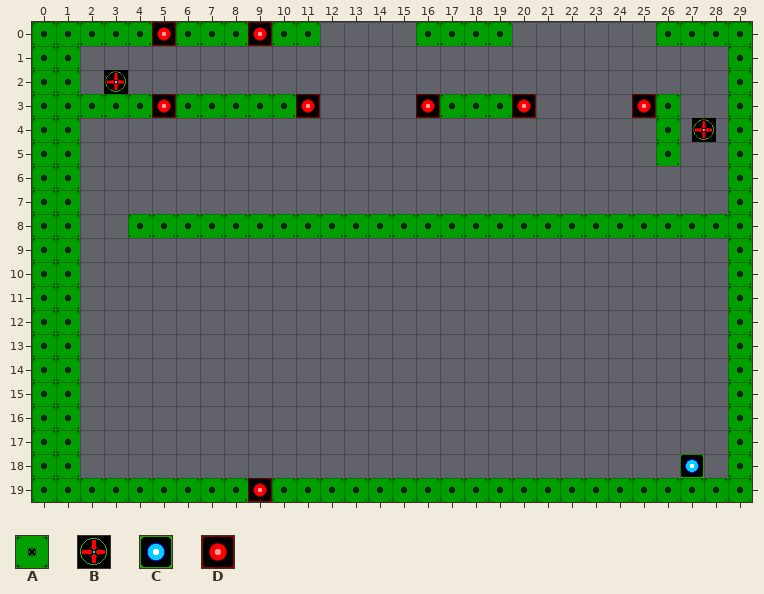
A Tiled map gets an edit: tiled/maps/sector3/level4.tmx. The picture above is the old version.
Cells are 32x32 px. Shown: x 0..29, y 0..19.
Key: from "Props": A 0 "Tile", B 1 "Placeholder", C 4 "Goal", D 8 "Laser".
_ is an empty cell.
Objects are placed by their top-left corner, in cells (3,4 is the top-left corner of cell 3,4); size is 1x1 cell unless given.
Layer "Layout" before, first column x 0:
 0 AAAAAAAAA_AA____AAAA______AAAA
 1 AA___________________________A
 2 AA___________________________A
 3 AAAAA_AAAAA______AAA______A__A
 4 AA________________________A__A
 5 AA________________________A__A
 6 AA___________________________A
 7 AA___________________________A
 8 AA__AAAAAAAAAAAAAAAAAAAAAAAAAA
 9 AA___________________________A
10 AA___________________________A
11 AA___________________________A
12 AA___________________________A
13 AA___________________________A
14 AA___________________________A
15 AA___________________________A
16 AA___________________________A
17 AA___________________________A
18 AA___________________________A
19 AAAAAAAAA_AAAAAAAAAAAAAAAAAAAA
Objects on layer "Objects" before:
D "Laser" at 5,0
D "Laser" at 9,0
B "Spawnpoint" at 3,2
D "Laser" at 5,3
D "Laser" at 11,3
D "Laser" at 16,3
D "Laser" at 20,3
D "Laser" at 25,3
B "Trigger" at 27.5,4
C "Goal" at 27,18
D "Laser" at 9,19
New version:
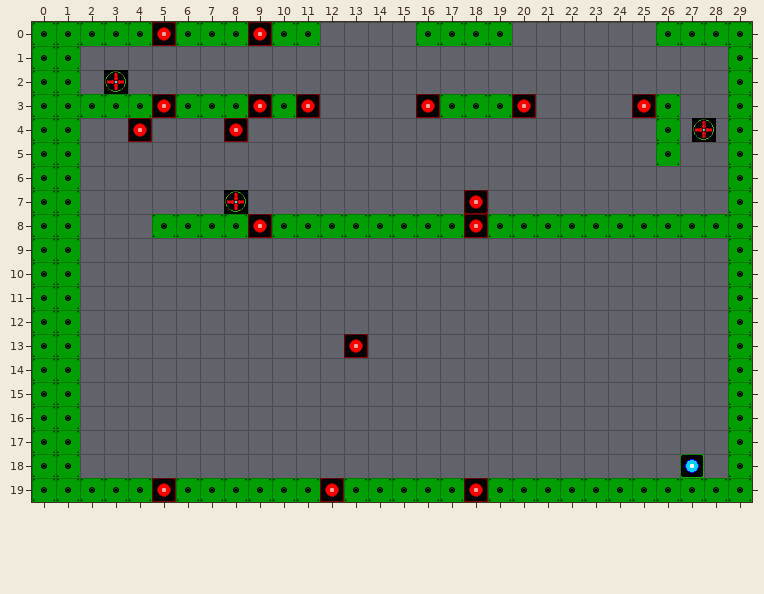
The exact change:
Layer "Layout":
The edit adds tile A in row 19 at x 9.
The author cleared tile A in row 3 at x 9; in row 8 at x 4.
Layer "Objects":
Object D "Laser" at 9,19 becomes D "Laser" at 9,3.
A new object: D "MovLaser" at 8,4.
A new object: D "FutureLaser" at 4,4.
A new object: D "MovLaser" at 18,7.
A new object: B "Trigger" at 8,7.
A new object: D "Laser" at 9,8.
A new object: D "Laser" at 18,8.
A new object: D "Laser" at 13,13.
A new object: D "Laser" at 5,19.
A new object: D "Laser" at 12,19.
A new object: D "Laser" at 18,19.
